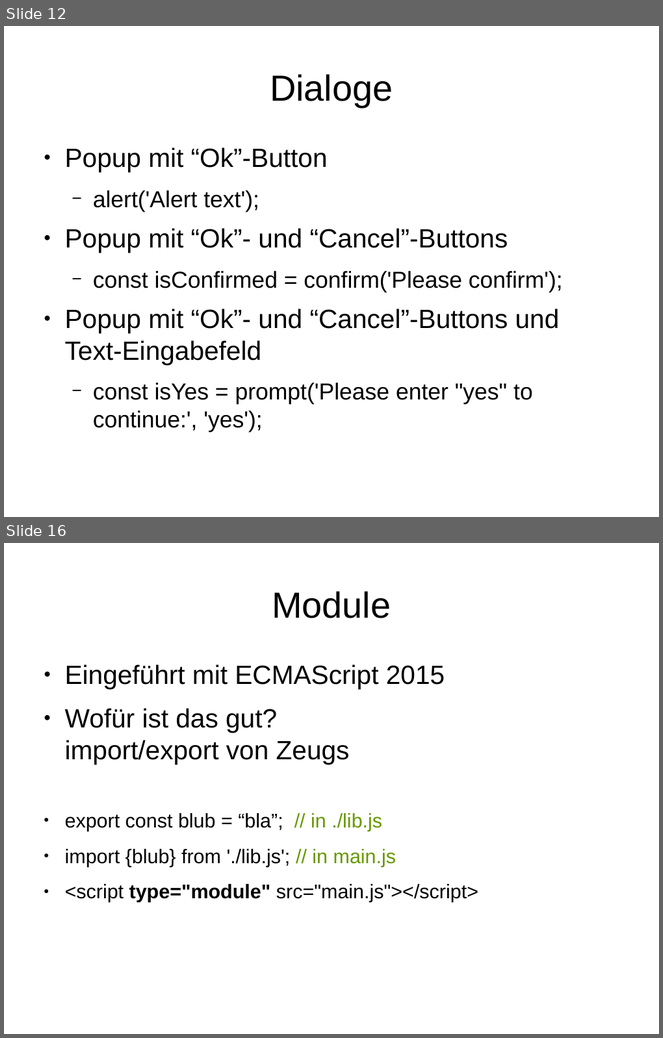
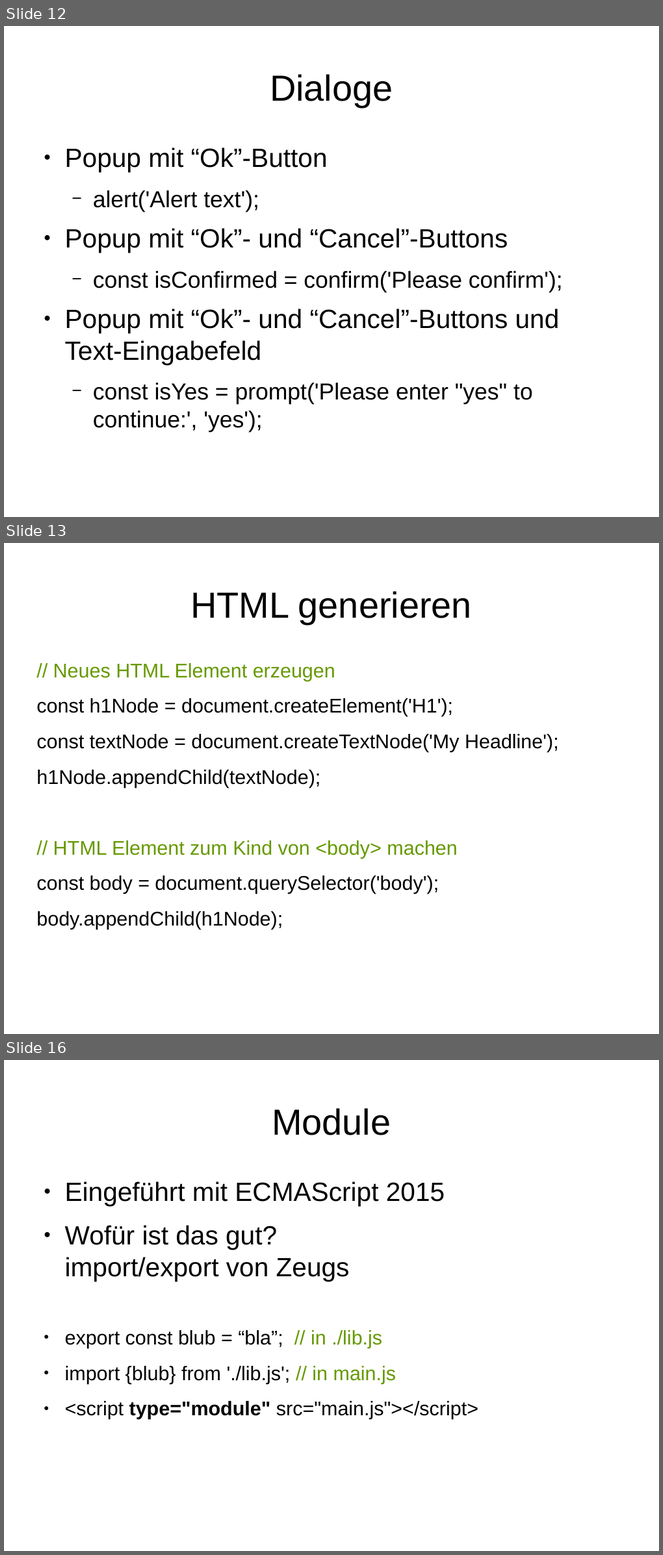
Before and after one commit to JoschaHemlep/javascript-talk, a slide deck: presentation/JavaScript.odp. Shown one above the other, each under a label of ours: slides 12 and 16 before the commit, slides 12, 13 and 16 after it; the slides between them are not shown. The pictures are 663x1038 and 663x1555 pixels, drawn with LibreOffice and Linux fonts; fonts in the diff are those of the drawing. Boxes give left, top, right and bottom in pixels: in the first picture for what was removed or moved away, otherwise in the second. Text is boxed around its words. In the diff, an @@ line names an element or a change of style, - is before the commit and + after.

```diff
--- a/presentation/JavaScript.odp
+++ b/presentation/JavaScript.odp
@@ slide 13 added at bbox=[4, 543, 659, 1034], background #FFFFFF @@
@@ title added at bbox=[191, 591, 472, 624], 44 pt, text #000000 @@
+HTML generieren
@@ text added at bbox=[36, 663, 559, 930], 24 pt, text #000000 @@
+// Neues HTML Element erzeugen
+const h1Node = document.createElement('H1');
+const textNode = document.createTextNode('My Headline');
+h1Node.appendChild(textNode);
+// HTML Element zum Kind von <body> machen
+const body = document.querySelector('body');
+body.appendChild(h1Node);
```
Also in this commit, not shown: 4 other slides added, 5 slides removed.
